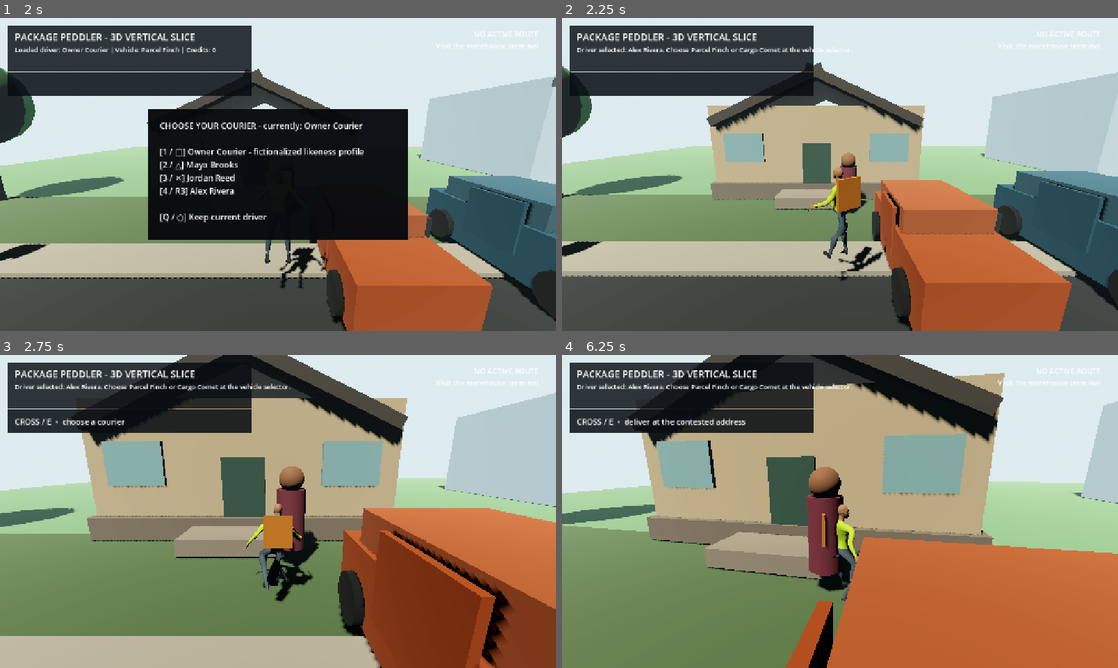
Above: before the commit, frames 1-4 (two rows, left to right).
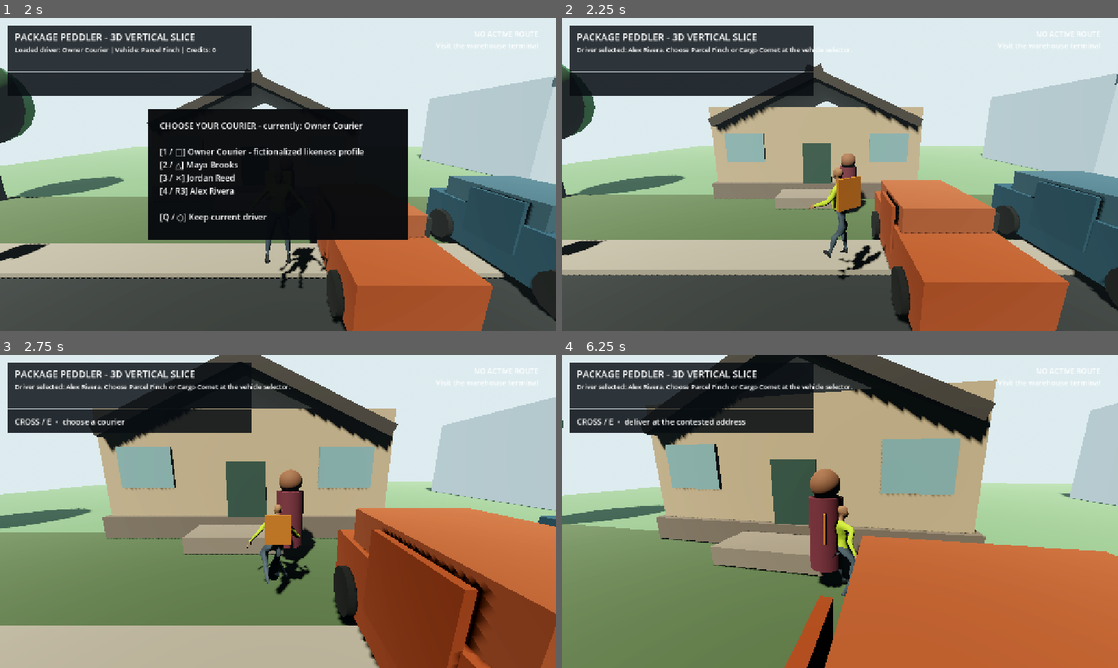
Above: after the commit, the same moments.

Repository: damoneyhogg-dev/package-peddler
Game: Godot game, scene res://scenes/main.tscn
The game is run twice, just before and just after one commit, with the same random seed, the same clock (stepped at 60 frames per second) and the same inputs.
Inputs (mouse positions are in pixels of both pictures, inside the frame that each line leads up to):
- Up to frame 1 (2 s): move the mouse to (305, 174) at 0.52 s; hold Shift (sprint) 0.53-1.28 s; hold W (move_forward) from 0.53 s (still down); move the mouse to (250, 174) at 1.27 s; tap V (camera_toggle) at 1.35 s; tap Shift (sprint) at 1.55 s
- Up to frame 2 (2.25 s): keep holding W (move_forward); move the mouse to (851, 168) at 2.02 s; hold Shift (sprint) from 2.03 s (still down); tap 4 (choice_four) at 2.1 s
- Up to frame 3 (2.75 s): keep holding W (move_forward); keep holding Shift (sprint)
- Up to frame 4 (6.25 s): move the mouse to (834, 517) at 2.77 s; release Shift (sprint) at 2.78 s; tap 1 (choice_one) at 2.85 s; tap Shift (sprint) at 3.05, 4.55, 6.05 s; move the mouse to (878, 514) at 3.52 s; hold Shift (sprint) 3.53-4.28 s; tap 3 (choice_three) at 3.6 s; move the mouse to (795, 508) at 4.27 s; tap 2 (choice_two) at 4.35 s; move the mouse to (845, 511) at 5.02 s; hold Shift (sprint) 5.03-5.78 s; tap L (combat_block) at 5.1 s; move the mouse to (817, 505) at 5.77 s; release W (move_forward) at 5.78 s; hold D (move_right) from 5.78 s (still down); tap Space (combat_dodge) at 5.85 s

Frame 1 is identical in both runs. In frame 2, 3.6% of the frame differs, in the area x 0-100%, y 14-100%; in frame 3, 18%, in the area x 0-100%, y 0-100%; in frame 4, 9.1%.

Commit message:
feat: add speed-responsive third-person camera

Diff:
--- a/src/player_controller.gd
+++ b/src/player_controller.gd
@@ -17,6 +17,9 @@
 @export var interaction_distance := 2.75
 @export_range(0.0, 1.0) var interaction_facing_dot := 0.28
 @export var fall_recovery_height := -5.0
+@export var camera_base_fov := 72.0
+@export var camera_speed_fov_gain := 5.0
+@export var camera_max_fov := 80.0
 
 var gravity := 18.0
 var camera_yaw := 0.0
@@ -191,6 +194,7 @@
 	_update_authored_presentation(delta)
 	if not controls_enabled:
 		velocity = Vector3.ZERO
+		_update_camera_presentation(delta)
 		if presentation_kind not in ["vehicle_enter", "vehicle_exit"]:
 			_update_gait(delta)
 		return
@@ -199,6 +203,7 @@
 	_update_interaction_target()
 	_update_interaction()
 	_update_movement(delta)
+	_update_camera_presentation(delta)
 	_update_gait(delta)
 	_apply_carry_pose_if_needed()
 
@@ -208,6 +213,15 @@
 		camera_yaw -= look.x * stick_look_speed * delta
 		camera_pitch = clamp(camera_pitch - look.y * stick_look_speed * delta, -1.05, 0.55)
 		_apply_camera_rotation()
+
+# Widen the chase-camera view smoothly during sprinting and route traversal.
+func _update_camera_presentation(delta: float) -> void:
+	if camera == null:
+		return
+	var planar_speed := Vector2(velocity.x, velocity.z).length()
+	var speed_ratio := clampf(planar_speed / maxf(sprint_speed, 0.01), 0.0, 1.0)
+	var target_fov := clampf(camera_base_fov + speed_ratio * camera_speed_fov_gain, camera_base_fov, camera_max_fov)
+	camera.fov = lerpf(camera.fov, target_fov, 1.0 - exp(-7.0 * delta))
 
 func _apply_camera_rotation() -> void:
 	if camera_pivot:
--- a/src/vehicle_controller.gd
+++ b/src/vehicle_controller.gd
@@ -17,6 +17,9 @@
 @export var camera_stick_speed := 1.8
 @export var camera_return_delay := 1.1
 @export var camera_return_speed := 3.2
+@export var camera_base_fov := 70.0
+@export var camera_speed_fov_gain := 10.0
+@export var camera_max_fov := 82.0
 
 var speed := 0.0
 var driving_active := false
@@ -221,6 +224,7 @@
 	_update_driving_presentation(delta)
 	if not driving_active:
 		velocity = Vector3.ZERO
+		_update_vehicle_camera_presentation(delta)
 		return
 	_update_vehicle_camera(delta)
 	var keyboard_throttle := Input.get_axis("move_back", "move_forward")
@@ -256,6 +260,7 @@
 	move_and_slide()
 	if get_slide_collision_count() > 0:
 		speed *= 0.35
+	_update_vehicle_camera_presentation(delta)
 
 func _trigger_strength(action_name: StringName, axis_index: int) -> float:
 	var strength := Input.get_action_strength(action_name)
@@ -288,6 +293,14 @@
 			vehicle_camera_yaw = lerp_angle(vehicle_camera_yaw, 0.0, 1.0 - exp(-camera_return_speed * delta))
 			vehicle_camera_pitch = lerp_angle(vehicle_camera_pitch, deg_to_rad(-9.0), 1.0 - exp(-camera_return_speed * delta))
 	_apply_vehicle_camera_orbit()
+
+# Widen the chase-camera view as the delivery van gains speed.
+func _update_vehicle_camera_presentation(delta: float) -> void:
+	if vehicle_camera == null:
+		return
+	var speed_ratio := clampf(absf(speed) / maxf(maximum_forward_speed, 0.01), 0.0, 1.0)
+	var target_fov := clampf(camera_base_fov + speed_ratio * camera_speed_fov_gain, camera_base_fov, camera_max_fov)
+	vehicle_camera.fov = lerpf(vehicle_camera.fov, target_fov, 1.0 - exp(-6.0 * delta))
 
 func _apply_vehicle_camera_orbit() -> void:
 	if vehicle_camera_rig:
